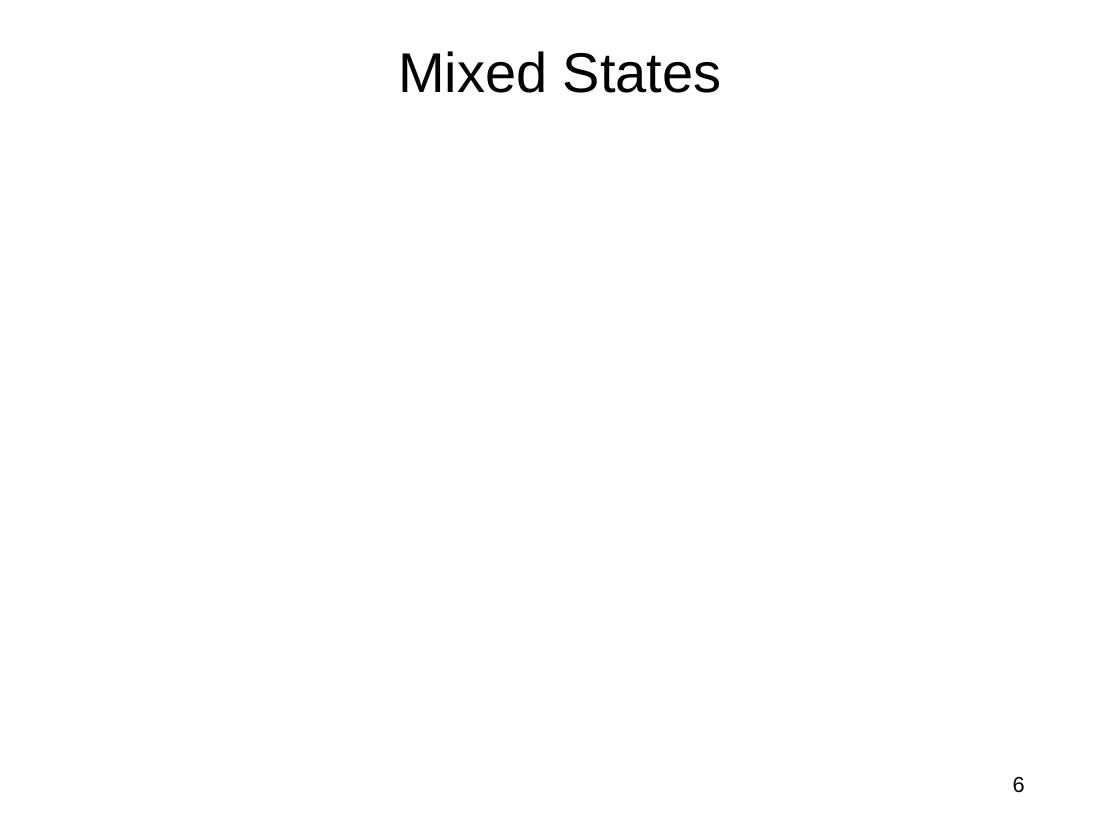
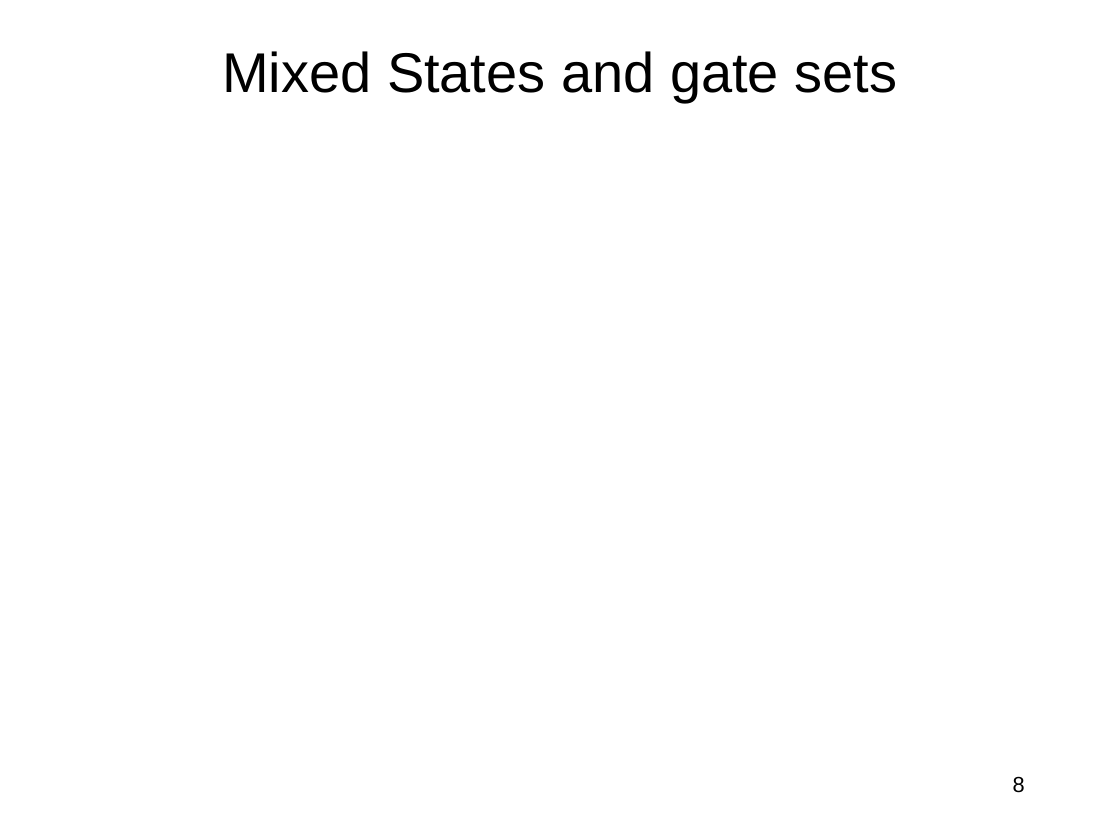
Before and after one commit to jlmucb/class_notes, a slide deck: slide 8 of BerkeleyClass/CS290Spring2013/Lectures/QC.pptx (slide 6 before the commit). Drawn at 1120x840 pixels with LibreOffice and Linux fonts; fonts in the diff are those of the drawing; grey boxes stand for pictures. Boxes give left, top, right and bottom in pixels: in the first picture for what was removed or moved away, otherwise in the second. Text is boxed around its words. In the diff, an @@ line names an element or a change of style, - is before the commit and + after.

```diff
--- a/BerkeleyClass/CS290Spring2013/Lectures/QC.pptx
+++ b/BerkeleyClass/CS290Spring2013/Lectures/QC.pptx
@@ title at (222, 51, 897, 102): text changed @@
-Mixed States
+Mixed States and gate sets
@@ page number at (1013, 776, 1025, 793): text changed @@
-6
+8
```
Also in this commit, not shown: 2 other slides changed, 7 slides added, 2 slides removed.
